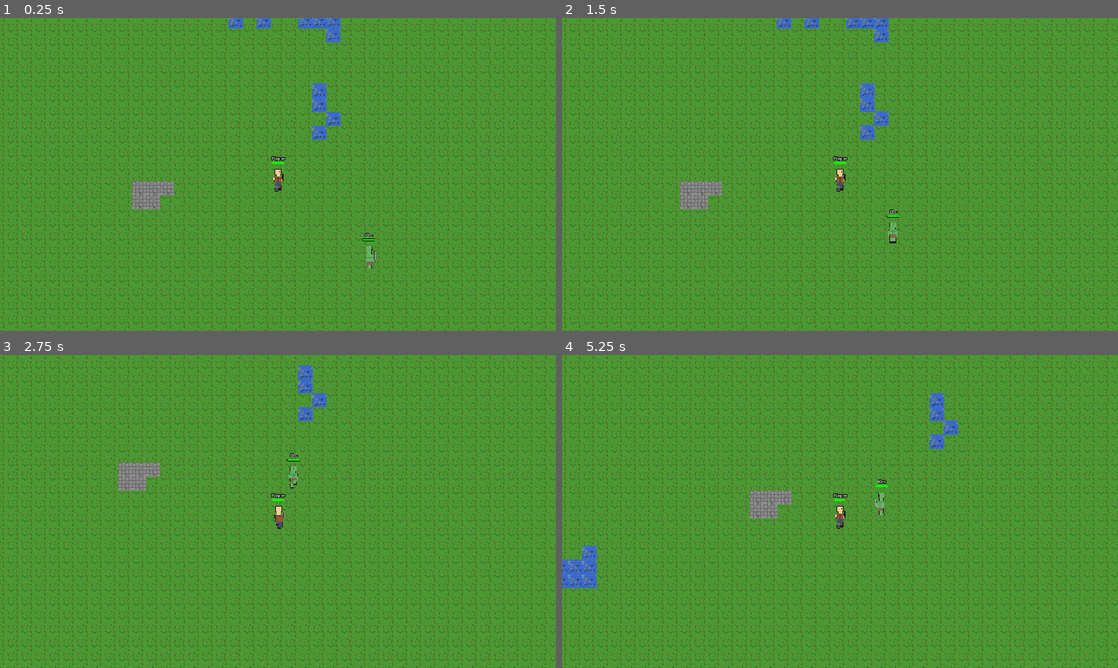
Above: before the commit, frames 1-4 (two rows, left to right).
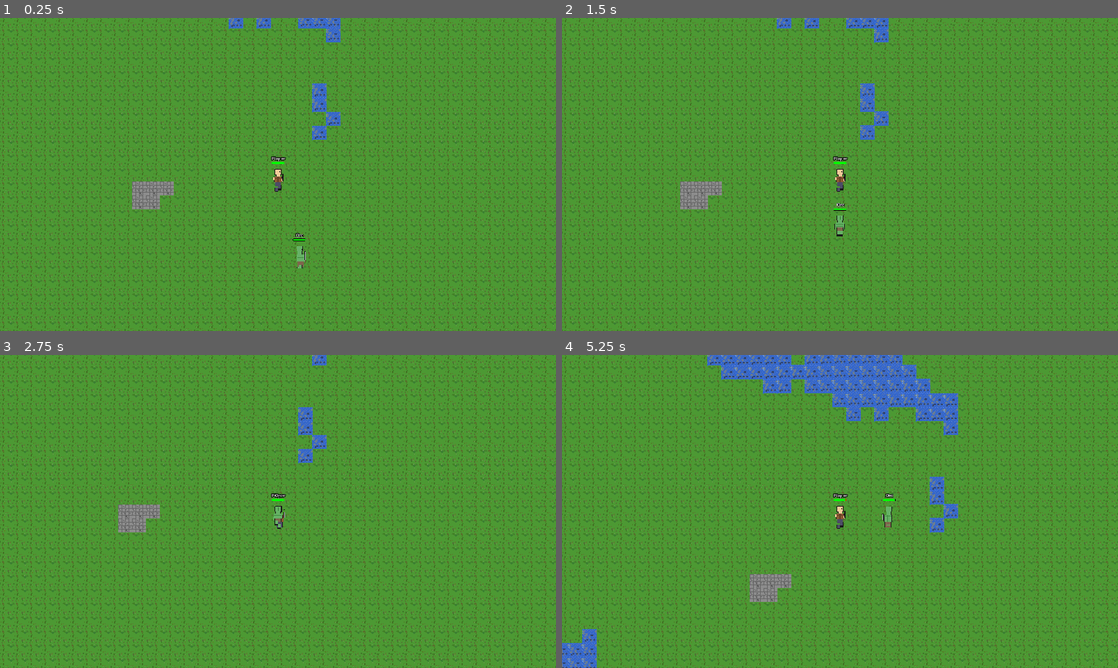
Above: after the commit, the same moments.

Repository: mattzanco/Trithia
Game: Godot game, scene res://scenes/main.tscn
Same seed, same stepped clock (60 frames per second), same inputs: the game is played once before the commit and once after it.
Inputs (mouse positions are in pixels of both pictures, inside the frame that each line leads up to):
- Up to frame 1 (0.25 s): no input
- Up to frame 2 (1.5 s): move the mouse to (962, 158) at 0.52 s; hold D (move_right) 0.53-1.28 s; hold Ctrl 0.53-1.28 s; click (962, 158) at 0.67 s; move the mouse to (728, 190) at 1.27 s; hold S (move_down) from 1.28 s (still down); tap Ctrl at 1.35 s
- Up to frame 3 (2.75 s): move the mouse to (333, 442) at 2.02 s; release S (move_down) at 2.03 s; hold D (move_right) from 2.03 s (still down); hold Ctrl from 2.03 s (still down)
- Up to frame 4 (5.25 s): move the mouse to (812, 574) at 2.77 s; release D (move_right) at 2.78 s; release Ctrl at 2.78 s; hold W (move_up) 2.78-3.53 s; tap Ctrl at 2.85, 4.35 s; click (812, 574) at 2.92 s; move the mouse to (1006, 558) at 3.52 s; hold Ctrl 3.53-4.28 s; hold A (move_left) 3.53-5.03 s; move the mouse to (673, 464) at 4.27 s; move the mouse to (867, 511) at 5.02 s; hold S (move_down) from 5.03 s (still down); hold Ctrl from 5.03 s (still down); click (867, 511) at 5.17 s

The runs differ from the first frame. In frame 1, 0.2% of the frame differs, in the area x 52-68%, y 68-80%; in frame 2, 0.2%; in frame 3, 2.4%; in frame 4, 9.0%, in the area x 0-100%, y 0-100%.

Commit message:
Fix orc water-walking by making ungenerated terrain unwalkable by default

Diff:
--- a/scripts/world.gd
+++ b/scripts/world.gd
@@ -149,4 +149,4 @@
 	if terrain_data.has(world_position):
 		var terrain = terrain_data[world_position]
 		return terrain != "water"  # Can walk on grass and stone, but not water
-	return true  # Default to walkable if not yet generated
+	return false  # Default to unwalkable if not yet generated (safer for ungenerated terrain)
